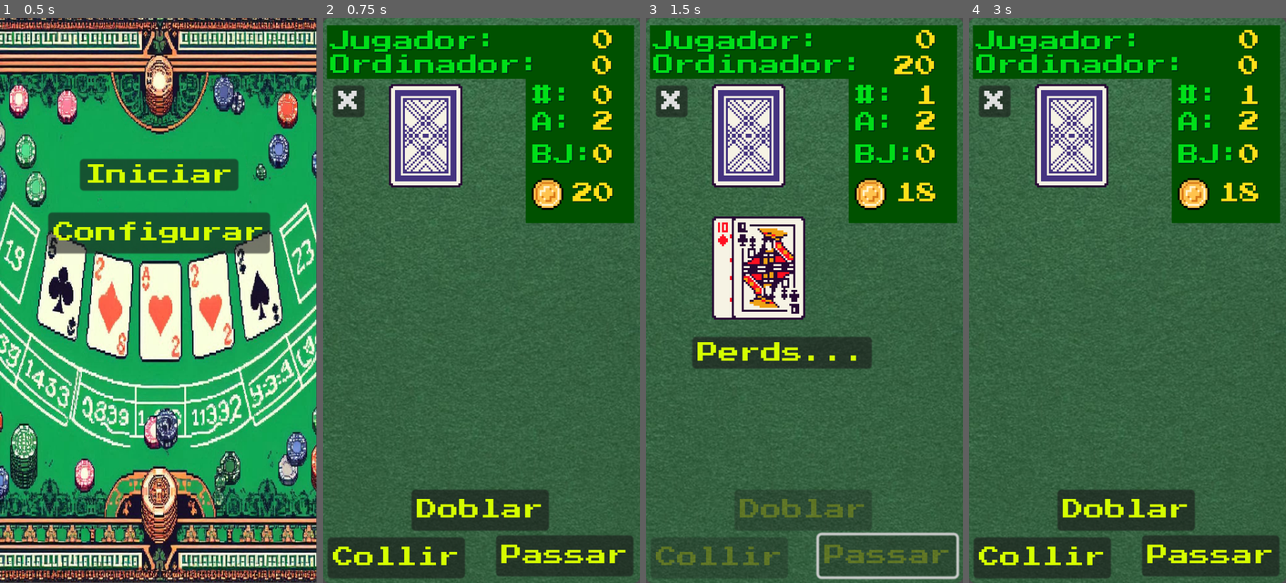
Above: before the commit, frames 1-4 (left to right).
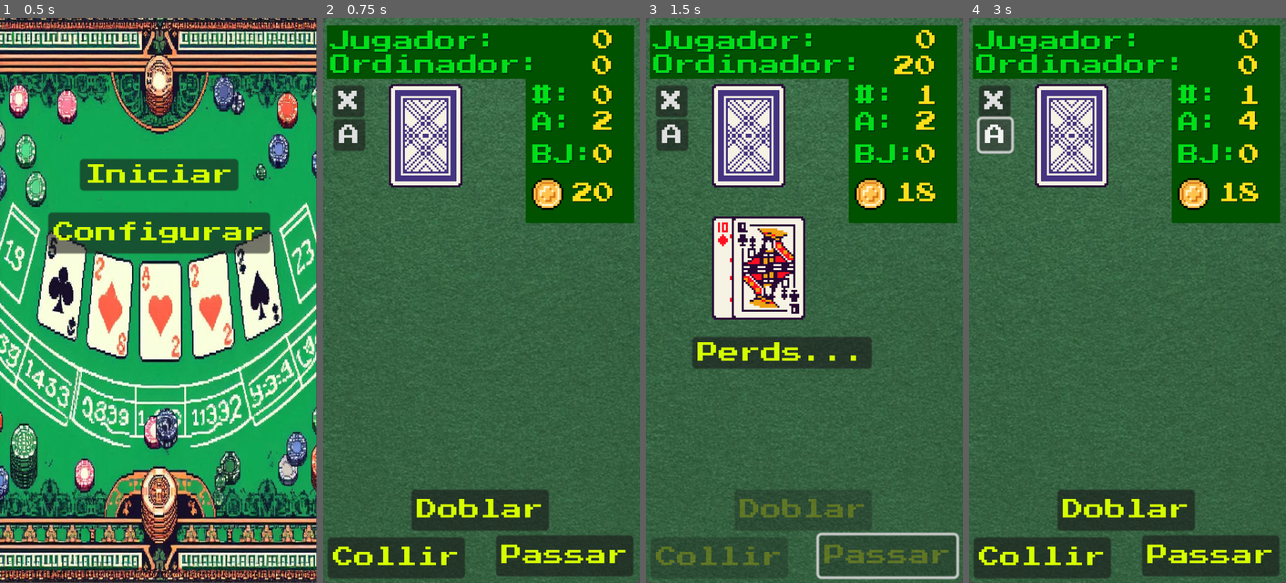
Above: after the commit, the same moments.

Repository: Gonellarro/Blackjack
Game: Godot game, scene res://scenes/pantalles/menu.tscn
Two runs of this game, one before a commit and one after it. Both use one fixed random seed, a clock stepped at 60 frames per second and the inputs below.
Inputs (mouse positions are in pixels of both pictures, inside the frame that each line leads up to):
- Up to frame 1 (0.5 s): no input
- Up to frame 2 (0.75 s): click "Iniciar" at 0.5 s
- Up to frame 3 (1.5 s): click "Passar" at 1.25 s
- Up to frame 4 (3 s): click "Perds..." at 2 s; click (994, 136) at 2.75 s, where only the run after the commit has a clickable "A"

Frame 1 is identical in both runs. In frame 2, 0.5% of the frame differs, in the area x 3-14%, y 17-24%; in frame 3, 0.5%; in frame 4, 0.9%, in the area x 2-92%, y 16-25%.

Commit message:
Gràfics i canvi d'apostes

Diff:
--- a/global.gd
+++ b/global.gd
@@ -14,7 +14,7 @@
 var numJugadesEmpats: int
 var maxim: int
 var creditsHist: Array
-
+var blackJackHist: Array
 
 func _ready():
 	numBaralles = 1
@@ -31,3 +31,4 @@
 	numJugadesEmpats = 0
 	maxim = 0
 	creditsHist = []
+	blackJackHist = []
--- a/scenes/joc/joc.gd
+++ b/scenes/joc/joc.gd
@@ -108,9 +108,6 @@
 		$passar.disabled = true
 		$doblar.disabled = true
 
-		# Emmagatzemam els diners que té en el moment
-		Global.creditsHist.append(credits)
-
 		if scoreOrdinador > 16:
 			fiPartida = true
 
@@ -118,13 +115,14 @@
 			tornOrdinador()
 
 		if fiPartida:
-			#var icona: String
-
+			Global.blackJackHist.push_back("0")
 			if scoreJugador == 21:
 				$nouJoc.text = "BlackJack"
 				credits += aposta
 				Global.numBlackJacks += 1
 				Global.numJugadesGuanyades += 1
+				Global.blackJackHist.pop_back()
+				Global.blackJackHist.push_back("1")
 			elif scoreOrdinador > 21:
 				# Guanya el jugador
 				$nouJoc.text = "Guanyes!"
@@ -152,6 +150,8 @@
 
 			Global.credits = credits
 
+			Global.creditsHist.push_back(credits)
+
 			Global.jugades += 1
 
 			aposta = apostaInicial
@@ -163,6 +163,8 @@
 			# Guardam els màxims guanys
 			if credits > Global.maxim:
 				Global.maxim = credits
+
+			fiPartida = false
 
 			set_process(false)
 
@@ -191,7 +193,7 @@
 #############################################################
 
 func creaBaralla() -> void:
-	var cartes: Array = []
+
 	baralla = Baralla.new(numBaralles)
 	# Mostram la baralla
 	add_child(baralla)
@@ -373,6 +375,7 @@
 
 func _on_passar_pressed() -> void:
 	fiJugador = true
+	aposta = Global.aposta
 	Global.fiJugador = true
 	$passar.disabled = true
 
--- a/scenes/joc/joc.tscn
+++ b/scenes/joc/joc.tscn
@@ -68,16 +68,6 @@
 metadata/_edit_horizontal_guides_ = [54.0]
 metadata/_edit_vertical_guides_ = [10.0, 455.0]
 
-[node name="aposta" type="Button" parent="."]
-visible = false
-offset_left = 399.0
-offset_top = 133.0
-offset_right = 423.0
-offset_bottom = 157.0
-scale = Vector2(2, 2)
-theme = ExtResource("6_1pn8t")
-text = "2"
-
 [node name="sortir" type="Button" parent="."]
 offset_left = 15.0
 offset_top = 102.0
--- a/scenes/pantalles/game_over.gd
+++ b/scenes/pantalles/game_over.gd
@@ -8,13 +8,14 @@
 
 # Called every frame. 'delta' is the elapsed time since the previous frame.
 func _process(_delta):
-	$jugades.text = "Partides: " + str(Global.jugades)
-	$jugadesGuanyades.text = "Guanyades: " + str(Global.numJugadesGuanyades)
-	$jugadesEmpatades.text = "Empatades: " + str(Global.numJugadesEmpats)
-	var perdudes: int = Global.jugades - Global.numJugadesEmpats - Global.numJugadesGuanyades
-	$JugadesPerdudes.text = "Perdudes: " + str(perdudes)
-	$blackjack.text = "BlackJacks: " + str(Global.numBlackJacks)
-	$guanys.text = "Màx creds: " + str(Global.maxim)
+	#$jugades.text = "Partides: " + str(Global.jugades)
+	#$jugadesGuanyades.text = "Guanyades: " + str(Global.numJugadesGuanyades)
+	#$jugadesEmpatades.text = "Empatades: " + str(Global.numJugadesEmpats)
+	#var perdudes: int = Global.jugades - Global.numJugadesEmpats - Global.numJugadesGuanyades
+	#$JugadesPerdudes.text = "Perdudes: " + str(perdudes)
+	#$blackjack.text = "BlackJacks: " + str(Global.numBlackJacks)
+	#$guanys.text = "Màx creds: " + str(Global.maxim)
+	pass
 
 func _on_reiniciar_pressed():
 	Global.jugades = 0
--- a/scenes/pantalles/game_over.tscn
+++ b/scenes/pantalles/game_over.tscn
@@ -25,6 +25,7 @@
 expand_mode = 1
 
 [node name="ColorRect" type="ColorRect" parent="."]
+visible = false
 layout_mode = 0
 offset_left = 13.0
 offset_top = 526.0
@@ -54,6 +55,7 @@
 text = "Menu"
 
 [node name="jugades" type="Label" parent="."]
+visible = false
 layout_mode = 0
 offset_left = 28.0
 offset_top = 536.0
@@ -63,6 +65,7 @@
 text = "Jugades: 1"
 
 [node name="jugadesGuanyades" type="Label" parent="."]
+visible = false
 layout_mode = 0
 offset_left = 25.0
 offset_top = 578.0
@@ -72,6 +75,7 @@
 text = "Guanyades: 1"
 
 [node name="jugadesEmpatades" type="Label" parent="."]
+visible = false
 layout_mode = 0
 offset_left = 28.0
 offset_top = 618.0
@@ -81,6 +85,7 @@
 text = "Empatades: 1"
 
 [node name="JugadesPerdudes" type="Label" parent="."]
+visible = false
 layout_mode = 0
 offset_left = 30.0
 offset_top = 662.0
@@ -90,6 +95,7 @@
 text = "Perdudes: 1"
 
 [node name="blackjack" type="Label" parent="."]
+visible = false
 layout_mode = 0
 offset_left = 32.0
 offset_top = 702.0
@@ -99,6 +105,7 @@
 text = "BlackJacjs: 1"
 
 [node name="guanys" type="Label" parent="."]
+visible = false
 layout_mode = 0
 offset_left = 29.0
 offset_top = 744.0
@@ -112,7 +119,6 @@
 autoplay = true
 
 [node name="grafiques" type="Button" parent="."]
-visible = false
 layout_mode = 0
 offset_left = 91.0
 offset_top = 450.0
--- a/scenes/pantalles/grafica.gd
+++ b/scenes/pantalles/grafica.gd
@@ -1,24 +1,75 @@
 extends Node2D
 
-var coords_mouth= [
-	[ 22.817, 81.100 ], [ 38.522, 82.740 ],
-	[ 39.001, 90.887 ], [ 54.465, 92.204 ],
-	[ 55.641, 84.260 ], [ 72.418, 84.177 ],
-	[ 73.629, 92.158 ], [ 88.895, 90.923 ],
-	[ 89.556, 82.673 ], [ 105.005, 81.100 ]
-	]
-var mouth : PackedVector2Array
-var _mouth_width : float = 4.4
+const MAXX = 380
+const MINX = 100
+const MINY = 150
+const MAXY = 350
 
 # Called when the node enters the scene tree for the first time.
 func _ready():
-	mouth = PackedVector2Array(coords_mouth);
-
+	pass
 
 # Called every frame. 'delta' is the elapsed time since the previous frame.
-func _process(delta):
+func _process(_delta):
+
 	pass
 
 func _draw():
-	var white : Color = Color.WHITE
-	draw_polyline(mouth, white, _mouth_width)
+
+	if (Global.creditsHist.size() > 0):
+		#Calculam quin és el salt en X
+		var currentStep: int = 0
+		var xstep: int = int((MAXX-MINX)/Global.creditsHist.size())
+		var maximCredit: int = 0
+		for cr:int in Global.creditsHist:
+			if cr > maximCredit:
+				maximCredit = cr
+
+		var ystep: int = int((MAXY-MINY)/int(maximCredit))
+
+		var vectorAnterior: Vector2 = Vector2(MINX, MAXY - (int(Global.creditsInicials) * ystep))
+
+		draw_line(Vector2(MINX, MAXY), Vector2(MAXX, MAXY), Color.GREEN, 1.5 )
+		draw_line(Vector2(MINX, MAXY), Vector2(MINX, MINY), Color.GREEN, 1.5)
+
+		draw_circle(vectorAnterior, 2.0, Color.BLUE)
+
+		for y in range(MINY, MAXY, ystep*2):
+			# Pintam les passes en y
+			draw_line(Vector2(MINX - 10, y), Vector2(MINX + 10 , y), Color.GREEN, 1.5)
+
+		for cr in Global.creditsHist:
+			currentStep += 1
+			# Pintam les passes en x
+			draw_line(Vector2(MINX + (currentStep * xstep), MAXY + 10), Vector2(MINX + (currentStep * xstep), MAXY -10), Color.GREEN, 1.5)
+
+			# Pintam els crèdits
+			draw_line(vectorAnterior, Vector2(MINX + (currentStep * xstep), MAXY - (cr * ystep)), Color.RED, 3.0)
+			draw_circle(Vector2(MINX + (currentStep * xstep), MAXY - (cr * ystep)), 2.0, Color.BLUE)
+			vectorAnterior = Vector2(MINX + (currentStep * xstep), MAXY - (cr * ystep))
+
+			# Pintam els BJ: TODO
+			#if currentStep < Global.blackJackHist.size() :
+				#if Global.blackJackHist[currentStep-1] == "1":
+					#draw_line(Vector2(MINX + (currentStep * xstep), MAXY - 10), Vector2(MINX + (currentStep * xstep), MINY - 20), Color.BLUE_VIOLET, 3)
+	else:
+		_on_tornar_pressed()
+
+
+	$jugades.text = "Partides: " + str(Global.jugades)
+	$jugadesGuanyades.text = "Guanyades: " + str(Global.numJugadesGuanyades)
+	$jugadesEmpatades.text = "Empatades: " + str(Global.numJugadesEmpats)
+	var perdudes: int = Global.jugades - Global.numJugadesEmpats - Global.numJugadesGuanyades
+	$JugadesPerdudes.text = "Perdudes: " + str(perdudes)
+	$blackjack.text = "BlackJacks: " + str(Global.numBlackJacks)
+	$guanys.text = "Màx creds: " + str(Global.maxim)
+
+func _on_tornar_pressed():
+	Global.jugades = 0
+	Global.numJugadesGuanyades = 0
+	Global.numJugadesEmpats = 0
+	Global.numBlackJacks = 0
+	Global.maxim = 0
+
+	Global.creditsHist = []
+	get_tree().change_scene_to_file("res://scenes/pantalles/menu.tscn")
--- a/scenes/pantalles/grafica.tscn
+++ b/scenes/pantalles/grafica.tscn
@@ -1,13 +1,95 @@
-[gd_scene load_steps=3 format=3 uid="uid://b6ts6ot13bxaf"]
+[gd_scene load_steps=7 format=3 uid="uid://b6ts6ot13bxaf"]
 
 [ext_resource type="Script" path="res://scenes/pantalles/grafica.gd" id="1_giybh"]
 [ext_resource type="Texture2D" uid="uid://cnmco05ketrpt" path="res://assets/tapete.png" id="2_w3tmy"]
+[ext_resource type="Theme" uid="uid://cyhuytd5kxh4y" path="res://tema8bits.tres" id="3_50jt2"]
+[ext_resource type="Theme" uid="uid://djm504y55dgem" path="res://label8bitsValors.tres" id="4_05uip"]
+[ext_resource type="Theme" uid="uid://uevv2738xj4l" path="res://label8bits.tres" id="5_jlgva"]
+[ext_resource type="AudioStream" uid="uid://da1jy70pfbu5n" path="res://assets/TheEntertainer.mp3" id="6_103xb"]
 
 [node name="grafica" type="Node2D"]
 script = ExtResource("1_giybh")
 
 [node name="Fons" type="TextureRect" parent="."]
+z_index = -1
 offset_right = 479.0
 offset_bottom = 853.0
 texture = ExtResource("2_w3tmy")
 expand_mode = 1
+
+[node name="tornar" type="Button" parent="."]
+offset_left = 135.0
+offset_top = 740.0
+offset_right = 239.0
+offset_bottom = 764.0
+scale = Vector2(2, 2)
+theme = ExtResource("3_50jt2")
+text = "Tornar"
+
+[node name="ColorRect" type="ColorRect" parent="."]
+offset_left = 13.0
+offset_top = 421.0
+offset_right = 460.0
+offset_bottom = 700.0
+color = Color(0, 0.294118, 0, 0.819608)
+
+[node name="ColorRect2" type="ColorRect" parent="."]
+offset_left = 13.0
+offset_top = 96.0
+offset_right = 462.0
+offset_bottom = 375.0
+color = Color(1, 1, 1, 0.286275)
+
+[node name="jugades" type="Label" parent="."]
+offset_left = 28.0
+offset_top = 431.0
+offset_right = 348.0
+offset_bottom = 463.0
+theme = ExtResource("4_05uip")
+text = "Partides: "
+
+[node name="jugadesGuanyades" type="Label" parent="."]
+offset_left = 25.0
+offset_top = 473.0
+offset_right = 409.0
+offset_bottom = 505.0
+theme = ExtResource("5_jlgva")
+text = "Guanyades: 1"
+
+[node name="jugadesEmpatades" type="Label" parent="."]
+offset_left = 28.0
+offset_top = 513.0
+offset_right = 412.0
+offset_bottom = 545.0
+theme = ExtResource("4_05uip")
+text = "Empatades: 1"
+
+[node name="JugadesPerdudes" type="Label" parent="."]
+offset_left = 30.0
+offset_top = 557.0
+offset_right = 382.0
+offset_bottom = 589.0
+theme = ExtResource("5_jlgva")
+text = "Perdudes: 1"
+
+[node name="blackjack" type="Label" parent="."]
+offset_left = 32.0
+offset_top = 597.0
+offset_right = 448.0
+offset_bottom = 629.0
+theme = ExtResource("4_05uip")
+text = "BlackJacjs: 1"
+
+[node name="guanys" type="Label" parent="."]
+offset_left = 29.0
+offset_top = 639.0
+offset_right = 445.0
+offset_bottom = 671.0
+theme = ExtResource("5_jlgva")
+text = "Màx creds: 10"
+
+[node name="MusicaFons" type="AudioStreamPlayer" parent="."]
+stream = ExtResource("6_103xb")
+autoplay = true
+
+[connection signal="pressed" from="tornar" to="." method="_on_tornar_pressed"]
--- a/scenes/pantalles/gui.gd
+++ b/scenes/pantalles/gui.gd
@@ -1,6 +1,6 @@
 extends CanvasLayer
 
-
+var controlApostes: bool = false
 # Called when the node enters the scene tree for the first time.
 func _ready():
 	$scoreJugador.text = str(Global.scoreJugador)
@@ -11,8 +11,9 @@
 	$numBJ.text = str(Global.numBlackJacks)
 
 
+
 # Called every frame. 'delta' is the elapsed time since the previous frame.
-func _process(delta):
+func _process(_delta):
 	$scoreJugador.text = str(Global.scoreJugador)
 	if Global.fiJugador:
 		$scoreOrdinador.text = str(Global.scoreOrdinador)
@@ -22,3 +23,18 @@
 	$aposta.text = str(Global.aposta)
 	$jugades.text = str(Global.jugades)
 	$numBJ.text = str(Global.numBlackJacks)
+
+	if Global.scoreJugador != 0:
+		controlApostes = true
+	else:
+		controlApostes = false
+
+func _on_aposta_pressed():
+	if !controlApostes:
+		var apostes = [2,4,8]
+		var index: int
+		index = apostes.find(Global.aposta)
+		if index + 1 < apostes.size():
+			Global.aposta = apostes[index+1]
+		else:
+			Global.aposta = apostes[0]
--- a/scenes/pantalles/gui.tscn
+++ b/scenes/pantalles/gui.tscn
@@ -136,3 +136,14 @@
 offset_bottom = 223.0
 theme = ExtResource("3_6xj5h")
 text = "BJ:"
+
+[node name="aposta2" type="Button" parent="."]
+offset_left = 16.0
+offset_top = 153.0
+offset_right = 40.0
+offset_bottom = 177.0
+scale = Vector2(2, 2)
+theme = ExtResource("3_wcrg5")
+text = "A"
+
+[connection signal="pressed" from="aposta2" to="." method="_on_aposta_pressed"]
Not shown, changed: blackJack.exe
